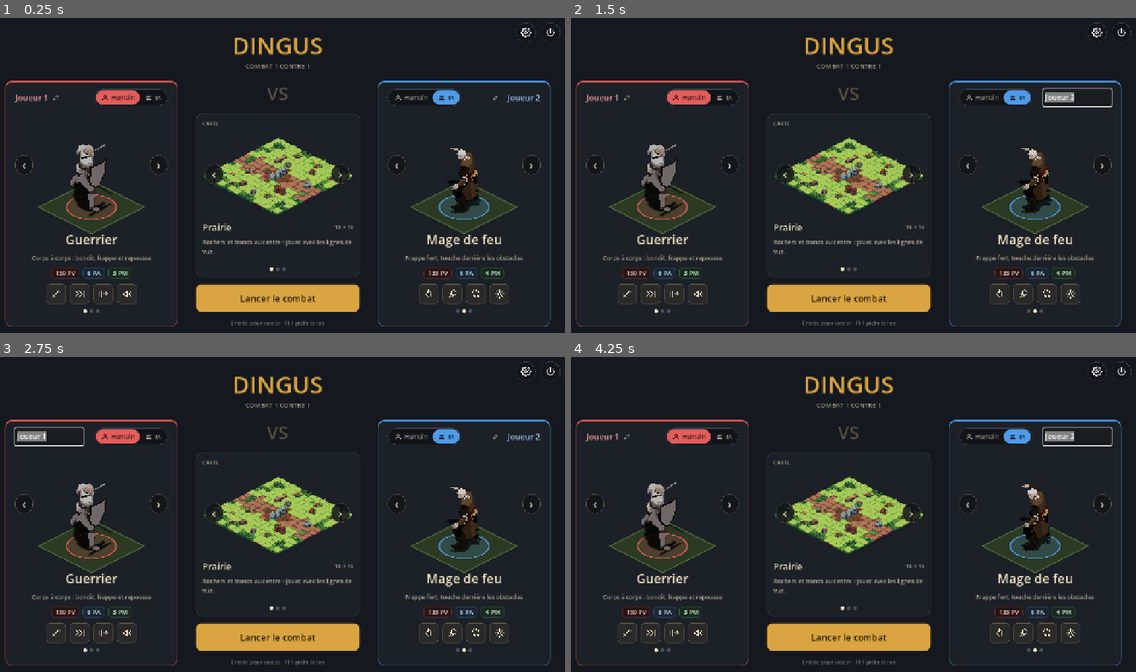
Above: before the commit, frames 1-4 (two rows, left to right).
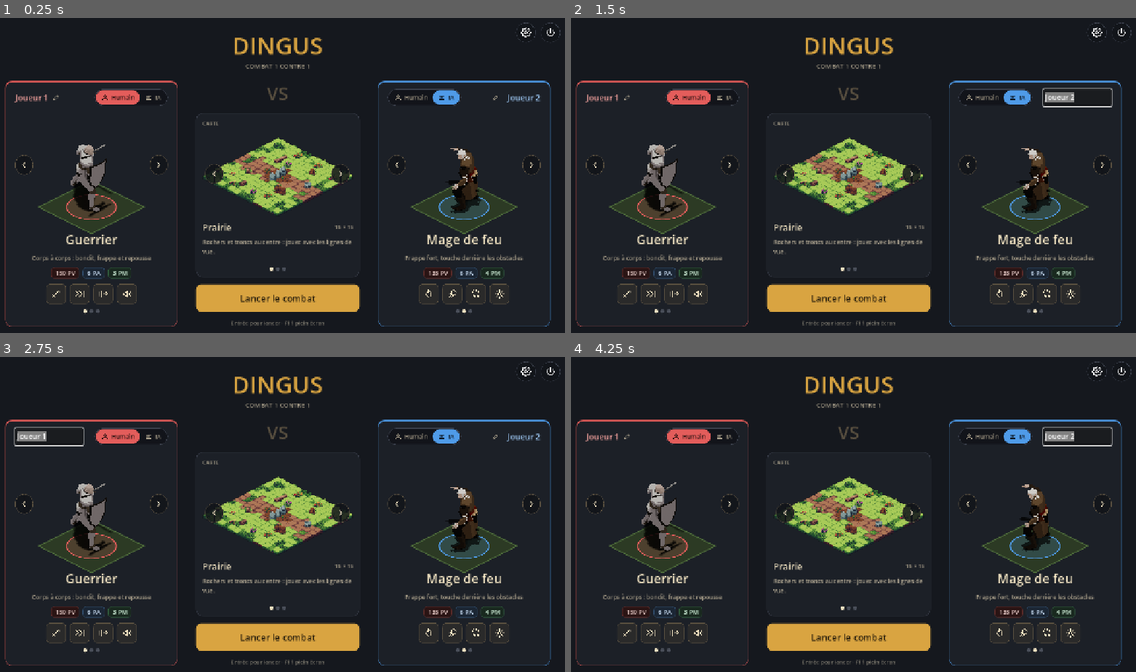
Above: after the commit, the same moments.

Repository: GuenotF/Dingus
Game: Godot game, scene res://scenes/menu.tscn
Two runs of this game, one before a commit and one after it. Both use one fixed random seed, a clock stepped at 60 frames per second and the inputs below.
Inputs (mouse positions are in pixels of both pictures, inside the frame that each line leads up to):
- Up to frame 1 (0.25 s): no input
- Up to frame 2 (1.5 s): click (627, 96) at 0.52 s; click (1068, 96) at 1.25 s
- Up to frame 3 (2.75 s): click (56, 435) at 2 s
- Up to frame 4 (4.25 s): click (1068, 435) at 2.75 s; click "Humain" at 3.5 s

The runs differ from the first frame. In frame 1, less than 0.1% of the frame differs, in the area x 3-95%, y 45-51%; in frame 2, less than 0.1%; in frame 3, less than 0.1%; in frame 4, less than 0.1%.

Commit message:
Menu : flèches de sélection centrées (chevrons SVG)
Co-Authored-By: Claude Sonnet 5.5 <noreply@anthropic.com>
Claude-Session: https://claude.ai/code/session_016TqoMGpG5jku75qaKDTUnG

Diff:
--- /dev/null
+++ b/assets/ui/icon_chevron_left.svg
@@ -0,0 +1 @@
+<svg xmlns="http://www.w3.org/2000/svg" width="32" height="32" viewBox="0 0 24 24" fill="none" stroke="#ffffff" stroke-width="2.5" stroke-linecap="round" stroke-linejoin="round"><path d="M15 5l-7 7 7 7"/></svg>
--- /dev/null
+++ b/assets/ui/icon_chevron_right.svg
@@ -0,0 +1 @@
+<svg xmlns="http://www.w3.org/2000/svg" width="32" height="32" viewBox="0 0 24 24" fill="none" stroke="#ffffff" stroke-width="2.5" stroke-linecap="round" stroke-linejoin="round"><path d="M9 5l7 7-7 7"/></svg>
--- a/scripts/menu.gd
+++ b/scripts/menu.gd
@@ -7,6 +7,8 @@
 const ICON_AI := preload("res://assets/ui/icon_ai.svg")
 const ICON_EDIT := preload("res://assets/ui/icon_edit.svg")
 const ICON_SETTINGS := preload("res://assets/ui/icon_settings.svg")
+const ICON_CHEVRON_LEFT := preload("res://assets/ui/icon_chevron_left.svg")
+const ICON_CHEVRON_RIGHT := preload("res://assets/ui/icon_chevron_right.svg")
 const ICON_QUIT := preload("res://assets/ui/icon_quit.svg")
 const NAME_MAX_LENGTH := 16
 const TEAM_NAME_COLORS: Array[Color] = [Color("f2a19d"), Color("9cc6f2")]
@@ -264,7 +266,14 @@
 
 static func _arrow_button(right: bool, label: String) -> Button:
 	var b := Button.new()
-	b.text = "›" if right else "‹"
+	# Chevron dessiné (SVG) : parfaitement centré, contrairement à un caractère de police.
+	b.icon = ICON_CHEVRON_RIGHT if right else ICON_CHEVRON_LEFT
+	b.expand_icon = true
+	b.icon_alignment = HORIZONTAL_ALIGNMENT_CENTER
+	b.add_theme_constant_override("icon_max_width", 18)
+	b.add_theme_color_override("icon_normal_color", Color("f1e3c2"))
+	b.add_theme_color_override("icon_hover_color", Color.WHITE)
+	b.add_theme_color_override("icon_pressed_color", Color.WHITE)
 	b.tooltip_text = label
 	b.focus_mode = Control.FOCUS_NONE
 	b.custom_minimum_size = Vector2(40, 44)
Not shown, added: assets/ui/icon_chevron_left.svg.import
Not shown, added: assets/ui/icon_chevron_right.svg.import
